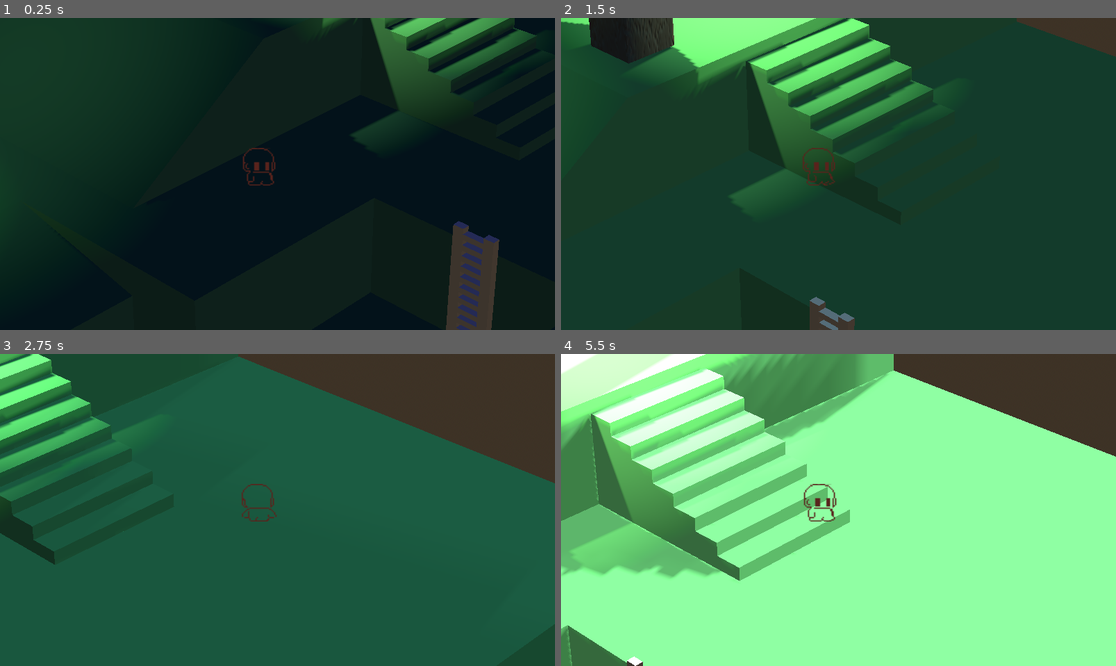
Above: before the commit, frames 1-4 (two rows, left to right).
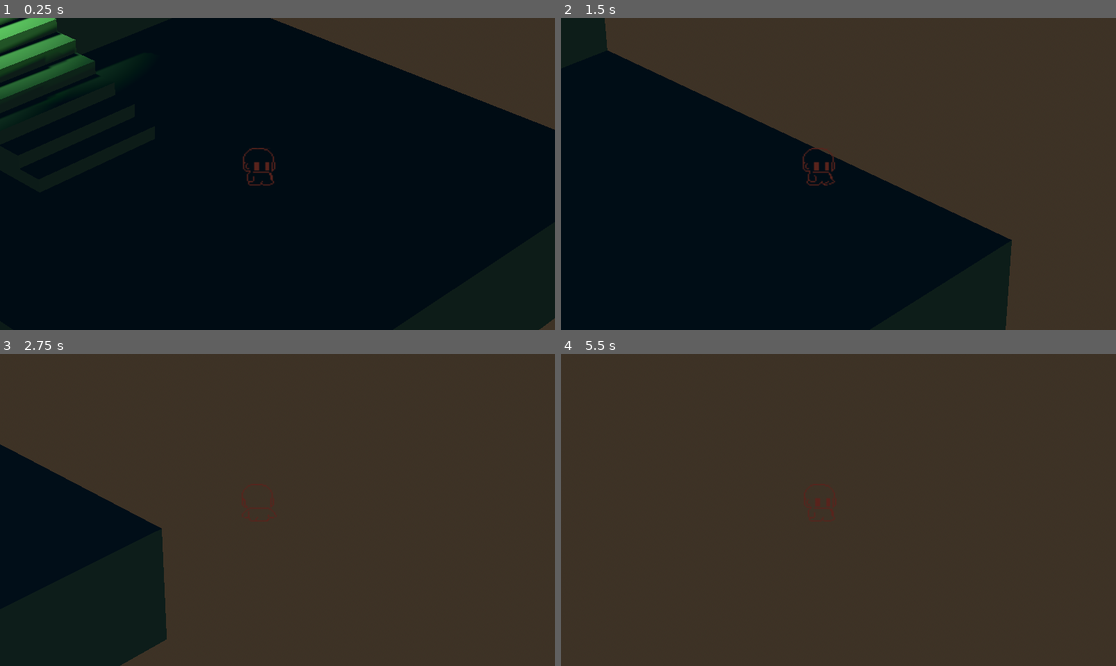
Above: after the commit, the same moments.

Repository: NiJingzhe/Travellers
Game: Godot game, scene res://scenes/test_world.tscn
The game is run twice, just before and just after one commit, with the same random seed, the same clock (stepped at 60 frames per second) and the same inputs.
Inputs:
- Up to frame 1 (0.25 s): no input
- Up to frame 2 (1.5 s): tap Enter (ui_accept) at 0.5, 0.77 s; hold D (walk_right) 0.53-1.28 s; hold S (walk_down) from 1.28 s (still down)
- Up to frame 3 (2.75 s): tap Enter (ui_accept) at 1.52 s; release S (walk_down) at 2.03 s; hold D (walk_right) from 2.03 s (still down)
- Up to frame 4 (5.5 s): release D (walk_right) at 2.78 s; hold W (walk_up) 2.78-3.53 s; tap Enter (ui_accept) at 3.02, 3.77, 4.52 s; hold A (walk_left) 3.53-5.03 s; hold S (walk_down) from 5.03 s (still down)

The runs differ from the first frame. In frame 1, 32% of the frame differs, in the area x 0-100%, y 0-100%; in frame 2, 98%; in frame 3, 88%; in frame 4, 92%.

Commit message:
完成本地存档功能

Diff:
--- /dev/null
+++ b/save/player_sheet.json
@@ -0,0 +1 @@
+{"HealthProblemDescription":["You are totally well"],"HealthState":["Well"],"Name":["TestPlayerName"],"PlayerPosition":[{"x":5.88332271575928,"y":1.05144166946411,"z":-5.4110689163208}],"Wear":["Model Character"]}
--- /dev/null
+++ b/save/time_sheet.json
@@ -0,0 +1 @@
+{"GameTime":[22.8]}
--- a/scenes/player.tscn
+++ b/scenes/player.tscn
@@ -251,3 +251,9 @@
 current = true
 fov = 12.0
 size = 6.0
+
+[node name="PlayerArea" type="Area3D" parent="."]
+
+[node name="CollisionShape3D" type="CollisionShape3D" parent="PlayerArea"]
+transform = Transform3D(1, 0, 0, 0, 1, 0, 0, 0, 1, 0, 0.134864, 0)
+shape = SubResource("CapsuleShape3D_4vu74")
--- a/scenes/test_world.tscn
+++ b/scenes/test_world.tscn
@@ -33,6 +33,14 @@
 auto_exposure_scale = 0.08
 auto_exposure_speed = 0.2
 dof_blur_near_enabled = true
+
+[sub_resource type="BoxShape3D" id="BoxShape3D_o7ce7"]
+size = Vector3(2.2805, 2.28679, 2.67969)
+
+[sub_resource type="StandardMaterial3D" id="StandardMaterial3D_3yrj6"]
+albedo_color = Color(0.85098, 0.47451, 0.603922, 1)
+
+[sub_resource type="PlaneMesh" id="PlaneMesh_wdg70"]
 
 [node name="TestWorld" type="Node3D"]
 
@@ -91,8 +99,21 @@
 dusktime_color = Color(0.886275, 0.384314, 0.317647, 1)
 nighttime_color = Color(0.2, 0.2, 0.501961, 1)
 time_of_whole_day = 20.0
-game_time = 2.0
 DAWN_START = 3.5
 DAY_START = 6.5
 DUSK_START = 16.5
 NIGHT_START = 19.5
+
+[node name="SaveArea" type="Area3D" parent="."]
+transform = Transform3D(1, 0, 0, 0, 1, 0, 0, 0, 1, -5.68642, 4.20567, -4.77541)
+
+[node name="CollisionShape3D" type="CollisionShape3D" parent="SaveArea"]
+transform = Transform3D(1, 0, 0, 0, 1, 0, 0, 0, 1, 0, -0.112238, 0)
+shape = SubResource("BoxShape3D_o7ce7")
+
+[node name="MeshInstance3D" type="MeshInstance3D" parent="SaveArea"]
+transform = Transform3D(1, 0, 0, 0, 1, 0, 0, 0, 1, 0, -1.24472, 0)
+material_override = SubResource("StandardMaterial3D_3yrj6")
+mesh = SubResource("PlaneMesh_wdg70")
+
+[connection signal="area_entered" from="SaveArea" to="Player" method="_on_save_area_area_entered"]
--- a/script/DataSystem/DataSheet.gd
+++ b/script/DataSystem/DataSheet.gd
@@ -103,3 +103,16 @@
 	else:
 		self.data_sheet.erase(segment_name)
 		return true
+
+func save_sheet(save_path : String):
+	var save_file = FileAccess.open(save_path, FileAccess.WRITE)
+	save_file.store_line(JSON.stringify(self.data_sheet))
+	save_file.close()
+
+func load_sheet(load_path : String):
+	if FileAccess.file_exists(load_path) == false:
+		print("DataSystem WARNING：你正在尝试从磁盘加载一个不存在的数据表！")
+		return
+	var load_file = FileAccess.open(load_path, FileAccess.READ)
+	self.data_sheet.merge((JSON.parse_string(load_file.get_as_text()) as Dictionary), true)
+	load_file.close()
--- a/script/DataSystem/test_world_DataBase.gd
+++ b/script/DataSystem/test_world_DataBase.gd
@@ -1,6 +1,25 @@
 extends DataSheet
+class_name DataBase
+func _ready():
+	self.init_sheet(["sheet_name", "sheet_path"])
+	for child_node in self.get_children():
+		self.add_log({"sheet_name" : child_node.name, "sheet_path" : child_node.get_path()})
+	self.load_game()
 
-func _ready():
-	self.init_sheet(["sheet_name", "sheet_node"])
+func _process(delta):
+	if Input.is_key_pressed(KEY_F1):
+		print("保存游戏！")
+		self.save_game()
+	if Input.is_key_pressed(KEY_F2):
+		print("载入游戏！")
+		self.load_game()
+
+func save_game():
 	for child_node in self.get_children():
-		self.add_log({"sheet_name" : child_node.name, "sheet_node" : child_node})
+		var sub_sheet : DataSheet = child_node as DataSheet
+		sub_sheet.save_sheet(child_node.SAVE_PATH)
+
+func load_game():
+	for child_node in self.get_children():
+		var sub_sheet : DataSheet = child_node as DataSheet
+		sub_sheet.load_sheet(child_node.SAVE_PATH)
--- a/script/DataSystem/test_world_PlayerSheet.gd
+++ b/script/DataSystem/test_world_PlayerSheet.gd
@@ -1,4 +1,6 @@
 extends DataSheet
+
+var SAVE_PATH : String = "res://save/player_sheet.json"
 
 func _ready():
 	self.init_sheet(["Name", "Wear", "HealthState", "HealthProblemDescription"])
--- a/script/DataSystem/test_world_TimeSheet.gd
+++ b/script/DataSystem/test_world_TimeSheet.gd
@@ -1,5 +1,7 @@
 extends DataSheet
+
+var SAVE_PATH : String = "res://save/time_sheet.json"
 
 func _ready():
 	self.init_sheet(["GameTime"])
-	self.add_log({"GameTime" : 0})
+	self.add_log({"GameTime" : 2})
--- a/script/TimeSystem/SunSystem.gd
+++ b/script/TimeSystem/SunSystem.gd
@@ -19,15 +19,14 @@
 @export var dusktime_color : Color = Color(0,0,0,1)
 @export var nighttime_color : Color = Color(0.2, 0.2, 0.5, 1)
 @export var time_of_whole_day : float
-@export var game_time : float = 12.0
 @export var DAWN_START : float = 3.5
 @export var DAY_START : float = 6.5
 @export var DUSK_START : float = 16.5
 @export var NIGHT_START : float = 19.5
 
 @onready var data_base : DataSheet = self.get_node("../DataBase") as DataSheet
-@onready var time_sheet : DataSheet = data_base.query_log("sheet_name", "TimeSheet")["sheet_node"] as DataSheet
-
+@onready var time_sheet : DataSheet = self.get_node(data_base.query_log("sheet_name", "TimeSheet")["sheet_path"]) as DataSheet
+@onready var game_time : float = time_sheet.get_value("GameTime", 0)
 # Called when the node enters the scene tree for the first time.
 func _ready():
 	energy_curve.bake()
@@ -36,6 +35,7 @@
 	shadow_transparency_curve.bake()
 
 func _on_timer_timeout():
+	game_time = time_sheet.get_value("GameTime", 0)
 	game_time += 24 / time_of_whole_day / 10
 	if game_time >= 24:
 		game_time = 0
--- a/script/player/player.gd
+++ b/script/player/player.gd
@@ -9,7 +9,7 @@
 @onready var animation_state = animation_tree.get('parameters/playback')
 
 @onready var data_base : DataSheet = self.get_node("../DataBase") as DataSheet
-@onready var player_sheet : DataSheet = data_base.query_log("sheet_name", "PlayerSheet")["sheet_node"] as DataSheet
+@onready var player_sheet : DataSheet = self.get_node(data_base.query_log("sheet_name", "PlayerSheet")["sheet_path"]) as DataSheet
 
 # Get the gravity from the project settings to be synced with RigidBody nodes.
 var gravity = ProjectSettings.get_setting("physics/3d/default_gravity")
@@ -17,11 +17,21 @@
 func _ready():
 	animation_tree.active = true
 	animation_player.speed_scale = 5
-	self.player_sheet.add_segment("PlayerPosition")
-	self.player_sheet.set_value("PlayerPosition", 0, self.position)
+	if "PlayerPosition" not in self.player_sheet.get_all_segment_name():
+		self.player_sheet.add_segment("PlayerPosition")
+	else:
+		self.position.x = self.player_sheet.get_value("PlayerPosition", 0)["x"]
+		self.position.y = self.player_sheet.get_value("PlayerPosition", 0)["y"]
+		self.position.z = self.player_sheet.get_value("PlayerPosition", 0)["z"]
+
+	self.player_sheet.set_value("PlayerPosition", 0, {"x": self.position.x, "y": self.position.y, "z": self.position.z})
 
 func _physics_process(delta):
 	# Add the gravity.
+	self.position.x = self.player_sheet.get_value("PlayerPosition", 0)["x"]
+	self.position.y = self.player_sheet.get_value("PlayerPosition", 0)["y"]
+	self.position.z = self.player_sheet.get_value("PlayerPosition", 0)["z"]
+
 	if not is_on_floor():
 		velocity.y -= gravity * delta
 
@@ -49,4 +59,10 @@
 
 	move_and_slide()
 
-	self.player_sheet.set_value("PlayerPosition", 0, self.position)
+	self.player_sheet.set_value("PlayerPosition", 0, {"x": self.position.x, "y": self.position.y, "z": self.position.z})
+
+
+func _on_save_area_area_entered(area):
+	if area.name == "PlayerArea":
+		print("进入存档点！")
+		(data_base as DataBase).save_game()
Not shown: 1 places in scenes/test_world.tscn that only renumber resources
